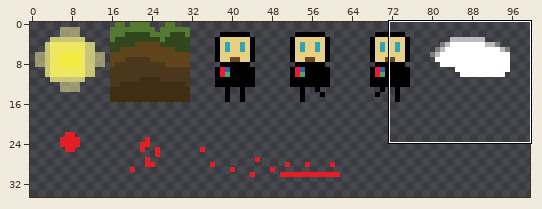
Edited in one commit: sprite sheet (bin/textures/texturesheet.png). The picture above shows the old version from afar; the outline marks the close-up.
Close-up. Before:
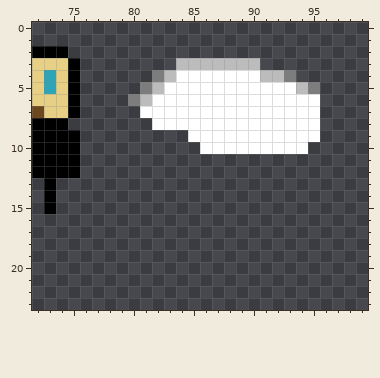
The file is 128x128 pixels. Shown: x 72..99, y 0..23. The wide view leaves out empty margins.
Once edited:
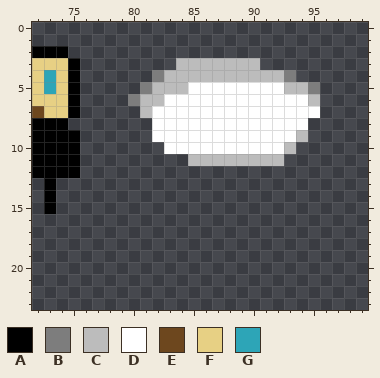
Palette (. is transparent): A #000000  B #7d7d7d  C #bcbcbc  D #ffffff  E #6d471e  F #e7d084  G #2da5b7
Diff:
Changed rows in their new state; - is an unchanged pixel.
first column x 81:
 4 ---CCCCCCC-----
 5 --CC--------C--
 6 -C------------C
 7 C--------------
 8 --------------.
 9 -DDD---------C.
10 --DDD-------C.-
11 ----CCCCCCCC---
